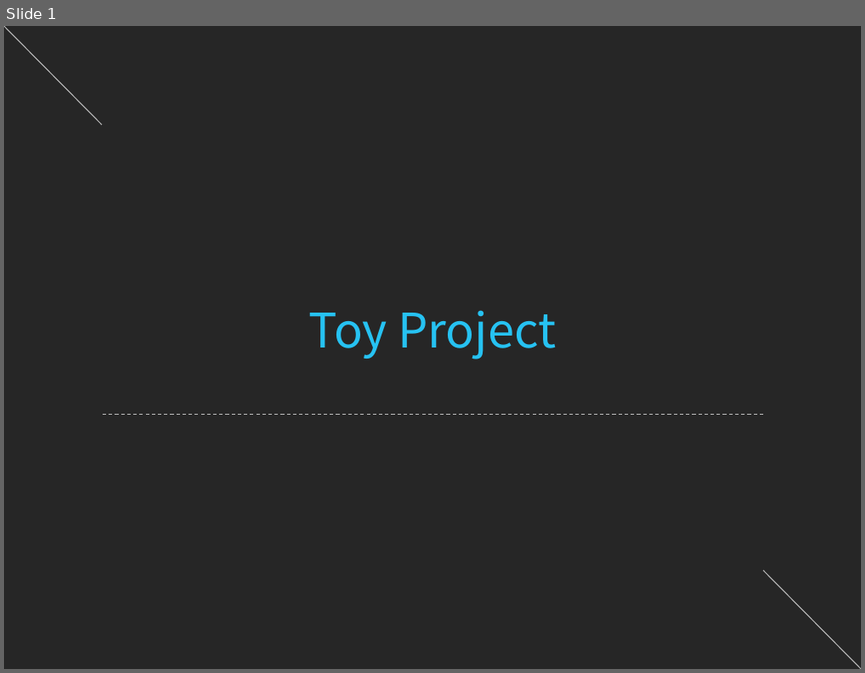
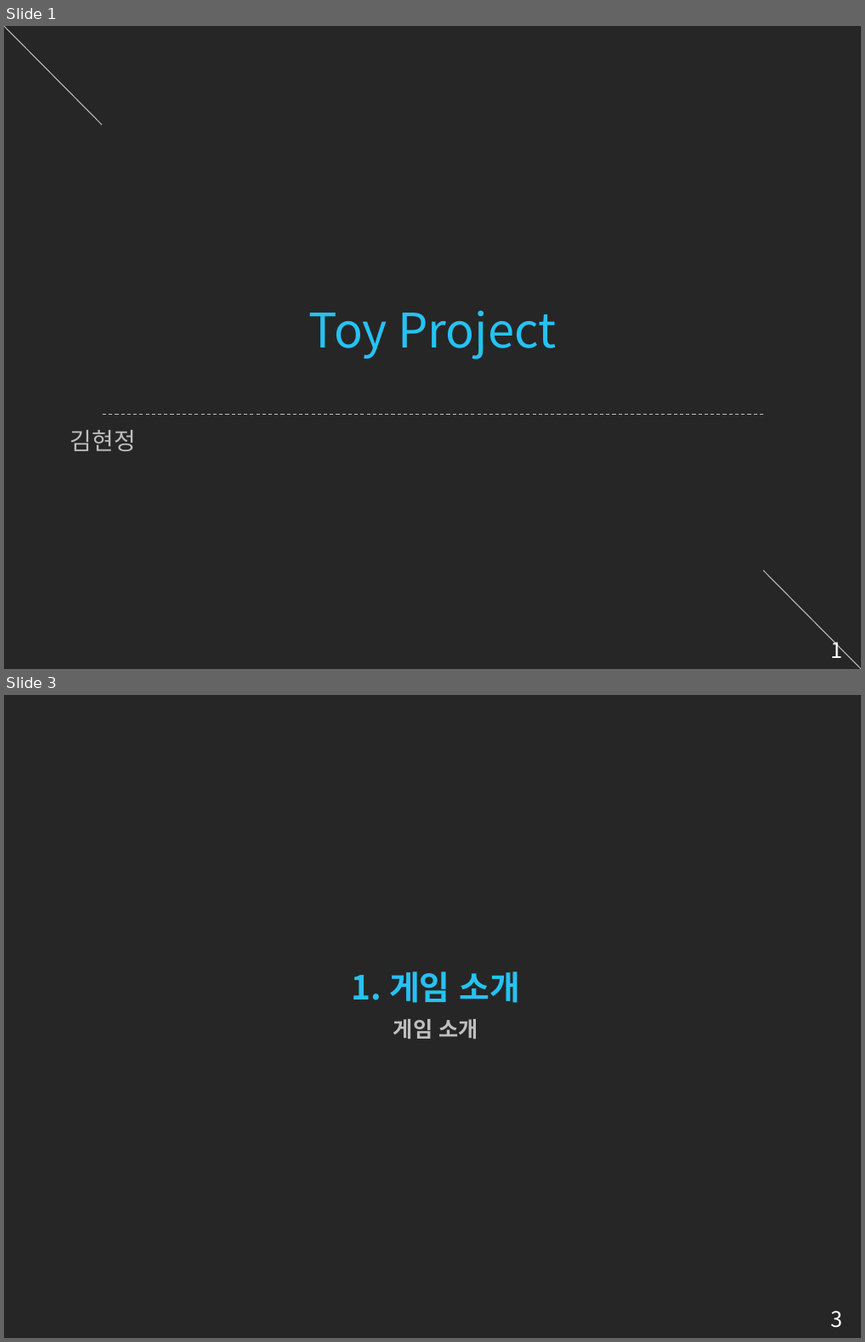
Before and after one commit to starlight97/Subingo, a slide deck: GDD/컨셉/컨셉.pptx. Shown one above the other, each under a label of ours: slide 1 before the commit, slides 1 and 3 after it; the slides between them are not shown. The pictures are 865x673 and 865x1342 pixels, drawn with LibreOffice and Linux fonts; fonts in the diff are those of the drawing. Boxes give left, top, right and bottom in pixels: in the first picture for what was removed or moved away, otherwise in the second. Text is boxed around its words. In the diff, an @@ line names an element or a change of style, - is before the commit and + after.

```diff
--- a/GDD/컨셉/컨셉.pptx
+++ b/GDD/컨셉/컨셉.pptx
@@ slide 3 added at (x1=4, y1=695, x2=861, y2=1338), background #262626; not listed: 1 template element that a slide beside it also shows @@
@@ text added at (x1=352, y1=971, x2=521, y2=1003), 27.8 pt, text #26C2F2, bold @@
+1. 게임 소개
@@ text added at (x1=393, y1=1019, x2=477, y2=1038), 18 pt, text #BFBFBF, bold @@
+게임 소개
@@ slide 1 changed as well @@
@@ text added at (x1=70, y1=430, x2=136, y2=451), 20 pt, text #BFBFBF @@
+김현정
@@ page number added at (x1=830, y1=637, x2=842, y2=658), 18 pt, text #FFFFFF @@
+1
```
Also in this commit, not shown: 1 other slide changed, 6 other slides added, 3 slides removed, 1 other file.
